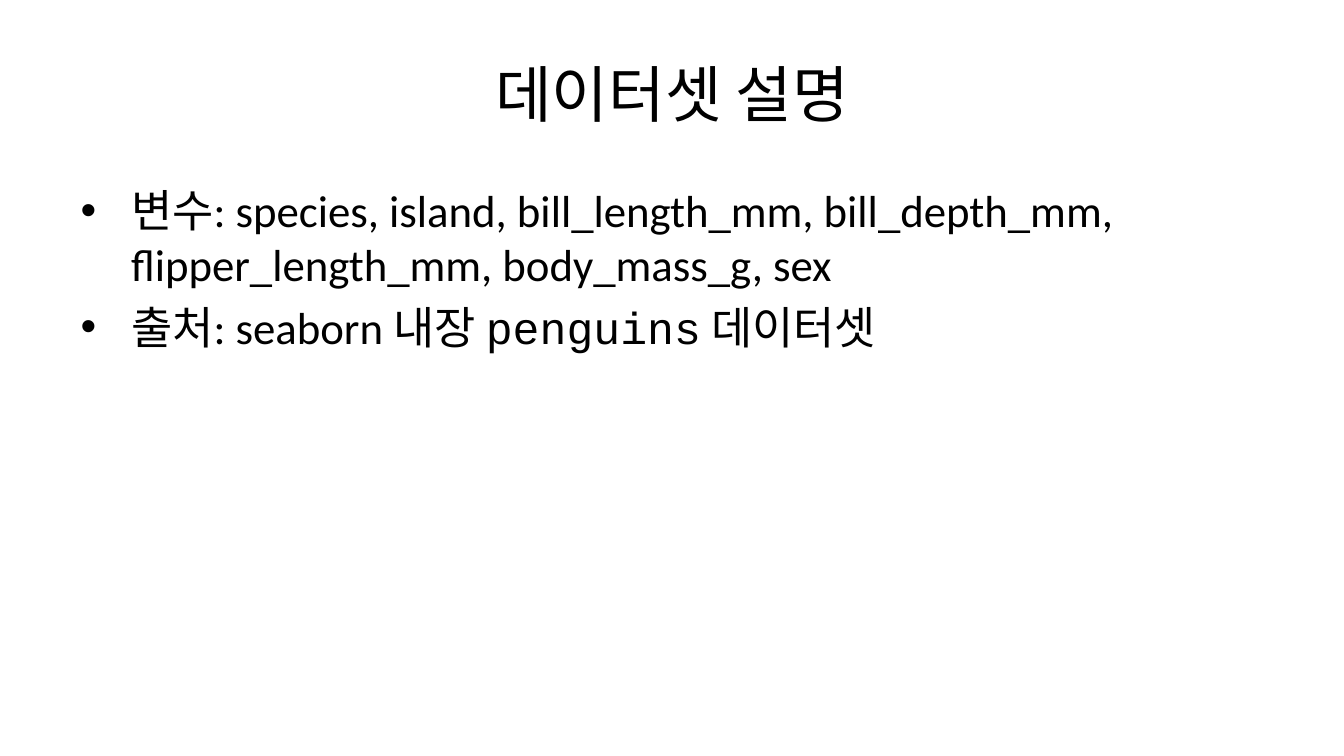
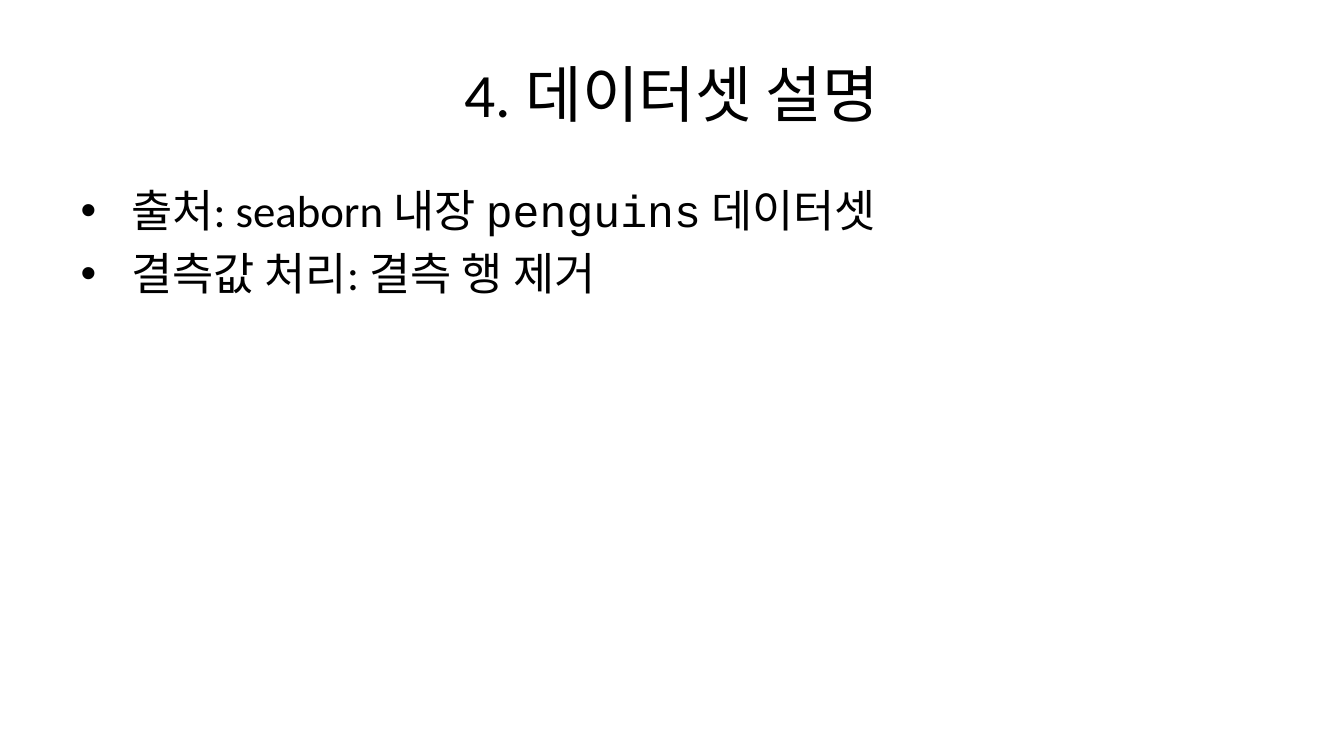
Before and after one commit to urbanrube/ICB_slide, a slide deck: slide 5 of output/slides.pptx. Drawn at 1344x756 pixels with LibreOffice and Linux fonts; fonts in the diff are those of the drawing. Boxes give left, top, right and bottom in pixels: in the first picture for what was removed or moved away, otherwise in the second. Text is boxed around its words. In the diff, an @@ line names an element or a change of style, - is before the commit and + after.

```diff
--- a/output/slides.pptx
+++ b/output/slides.pptx
@@ title at (465, 66, 879, 122): text changed @@
-데이터셋 설명
+4. 데이터셋 설명
@@ text at (131, 190, 1113, 289): paragraph removed @@
-• 변수: species, island, bill_length_mm, bill_depth_mm, flipper_length_mm, body_mass_g, sex
@@ text at (131, 253, 595, 294): paragraph added @@
+• 결측값 처리: 결측 행 제거
```
Also in this commit, not shown: 22 other slides changed, 3 slides added.
